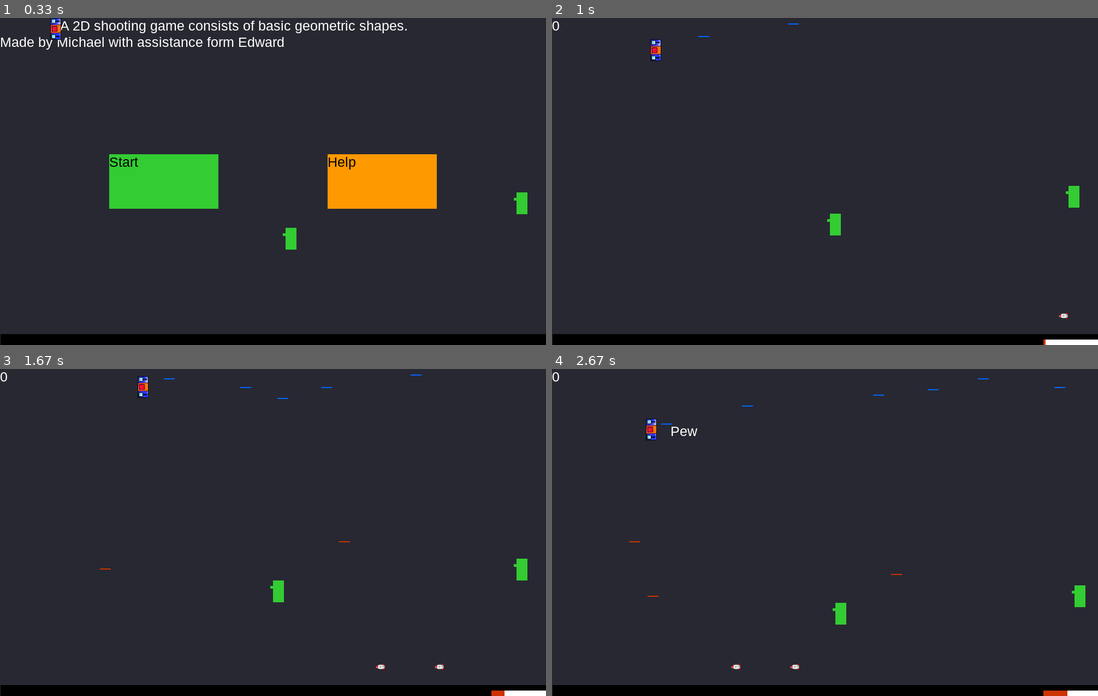
Above: before the commit, frames 1-4 (two rows, left to right).
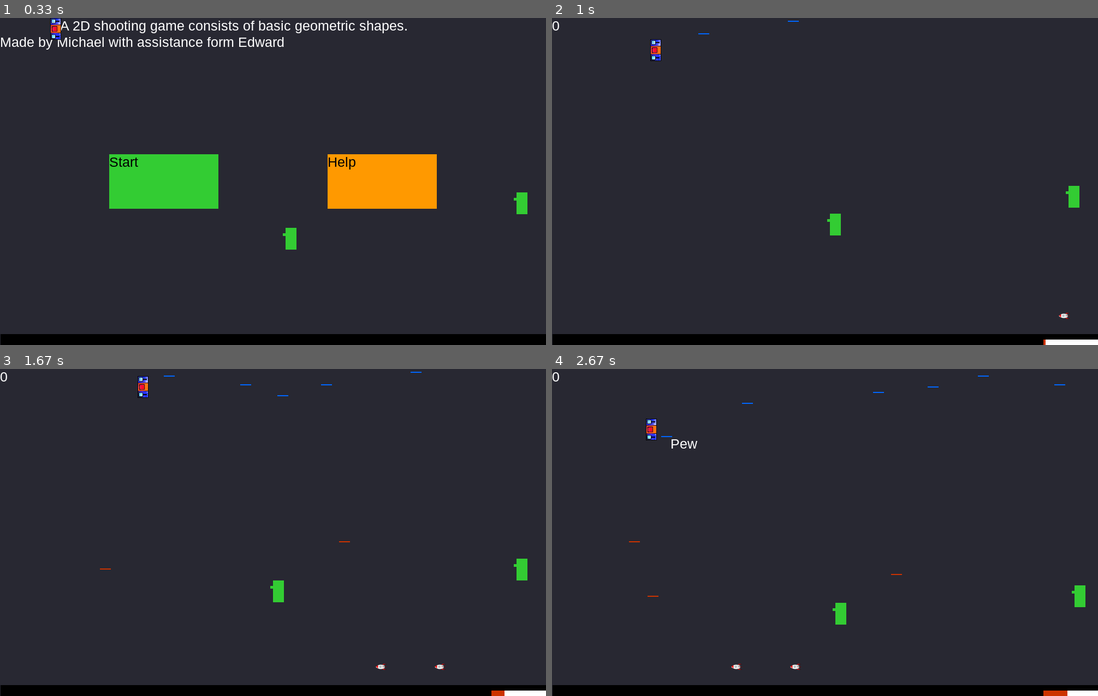
Above: after the commit, the same moments.

Repository: zwang20/SimpleShooter
Game: pygame game, started from simple_shooter.py
Same seed, same stepped clock (60 frames per second), same inputs: the game is played once before the commit and once after it.
Inputs (mouse positions are in pixels of both pictures, inside the frame that each line leads up to):
- Up to frame 1 (0.33 s): no input
- Up to frame 2 (1 s): tap Space at 0.33, 0.73 s; hold D from 0.67 s (still down); move the mouse to (825, 201) at 0.7 s
- Up to frame 3 (1.67 s): tap Space at 1.03, 1.23, 1.57 s; release D at 1.13 s; hold W 1.17-1.47 s; hold D from 1.5 s (still down)
- Up to frame 4 (2.67 s): tap Space at 1.87, 2.07, 2.37, 2.63 s; release D at 1.97 s; hold A 2-2.53 s; hold S from 2.57 s (still down)

Frame 1 is identical in both runs. In frame 2, less than 0.1% of the frame differs, in the area x 26-46%, y 0-6%; in frame 3, less than 0.1%; in frame 4, 0.2%, in the area x 20-94%, y 2-25%.

Commit message:
Bullets fix

Diff:
--- a/simple_shooter.py
+++ b/simple_shooter.py
@@ -202,8 +202,12 @@
     def fire(self):
         if self.cooldown % 5 == 0:
             if self.cooldown < 90:
-                Bullet(self.x + 20, self.y + 10, False)
-                self.cooldown += 20
+                if self.cooldown % 2 == 0:
+                    Bullet(self.x + 20, self.y + 5, False)
+                    self.cooldown += 20
+                else:
+                    Bullet(self.x + 20, self.y + 33, False)
+                    self.cooldown += 20
 
     def get_hit(self):  # checks if an enemy gets hit and respond accordingly
         for bullet in Bullet.bad:
